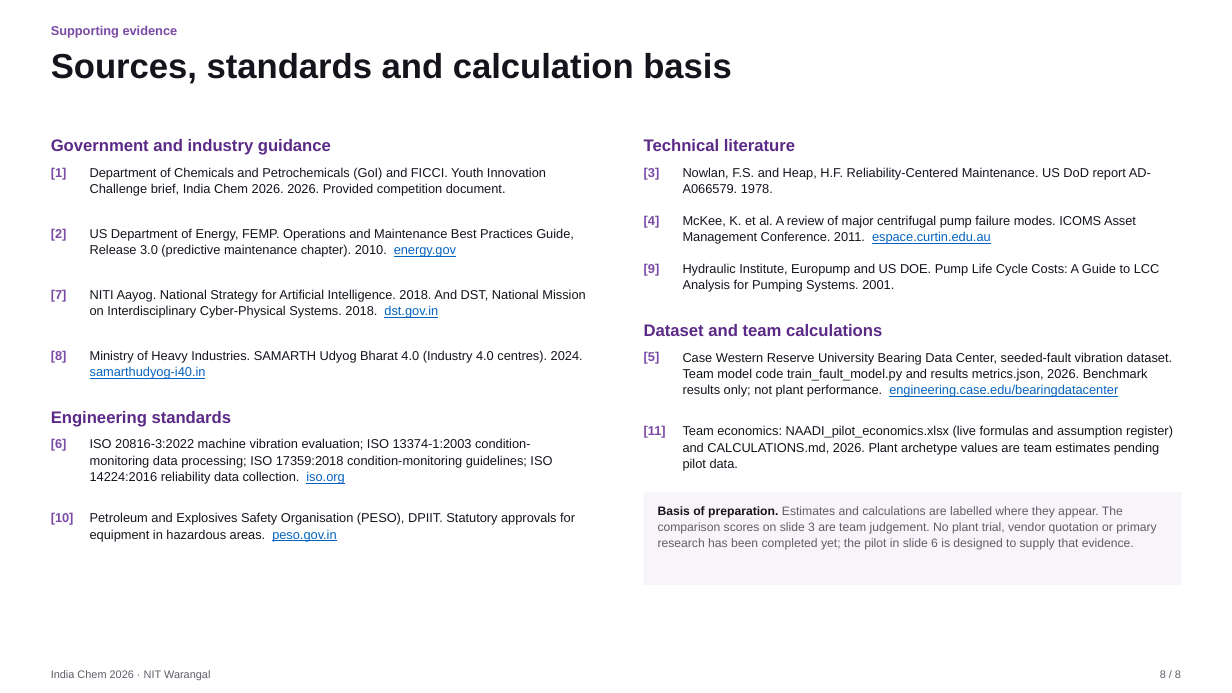
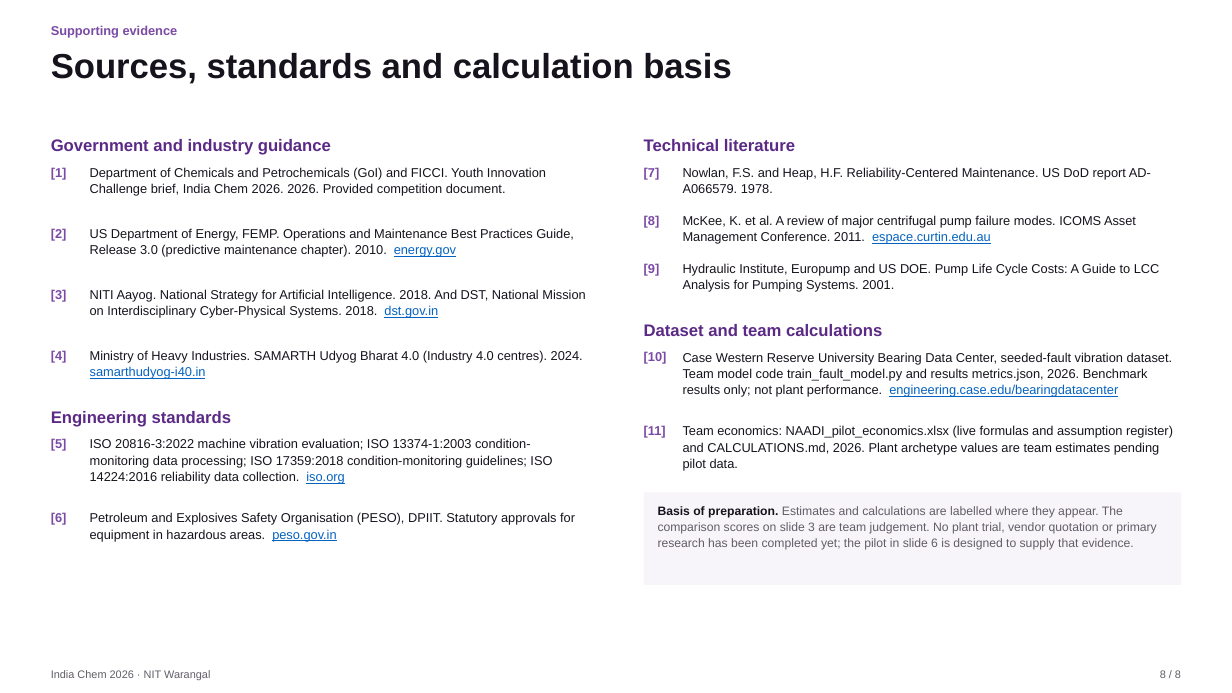
Before and after one commit to jainraunak944/Dataforge, a slide deck: slide 8 of india-chem-2026/deck/India_Chem_2026_NITW_Raunak_Anushriya_v2.pptx. Drawn at 1232x693 pixels with LibreOffice and Linux fonts; fonts in the diff are those of the drawing. Boxes give left, top, right and bottom in pixels: in the first picture for what was removed or moved away, otherwise in the second. Text is boxed around its words. In the diff, an @@ line names an element or a change of style, - is before the commit and + after.

```diff
--- a/india-chem-2026/deck/India_Chem_2026_NITW_Raunak_Anushriya_v2.pptx
+++ b/india-chem-2026/deck/India_Chem_2026_NITW_Raunak_Anushriya_v2.pptx
@@ text at (644, 168, 660, 180): text changed @@
-[3]
+[7]
@@ text at (644, 215, 660, 228): text changed @@
-[4]
+[8]
@@ text at (51, 290, 67, 301): text changed @@
-[7]
+[3]
@@ text at (51, 351, 67, 362): text changed @@
-[8]
+[4]
@@ text at (644, 352, 667, 364): text changed @@
-[5]
+[10]
@@ text "[6]": place and size @@
-text "[6]" at (51, 438, 67, 451)
+text "[6]" at (51, 512, 67, 525)
@@ text removed at (51, 513, 74, 525) @@
-[10]
```
Also in this commit, not shown: 7 other slides changed, 13 other files.
